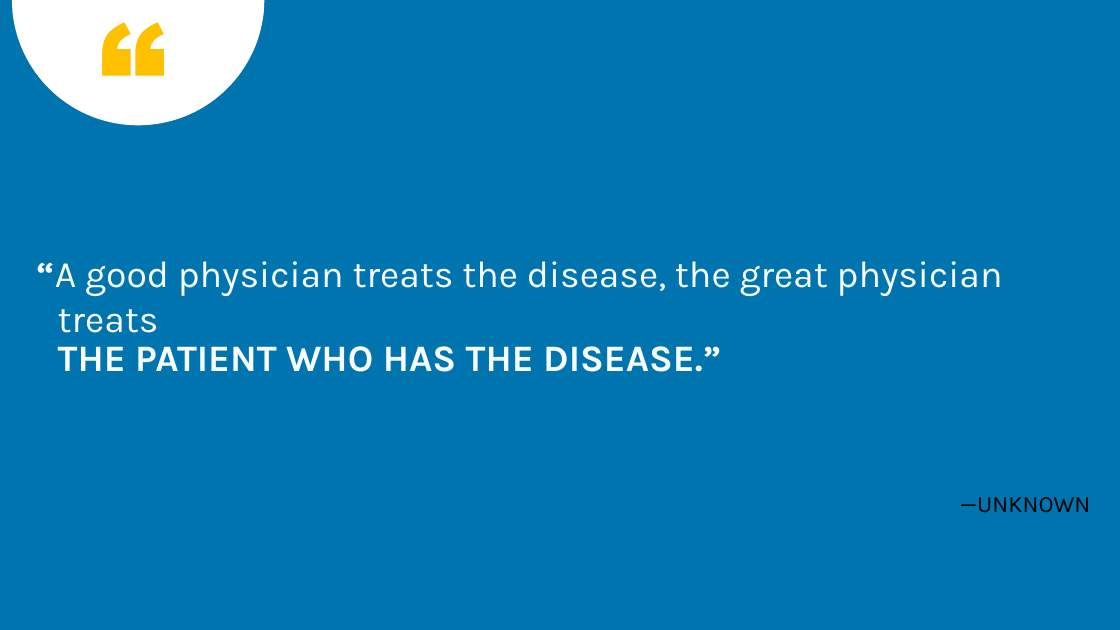
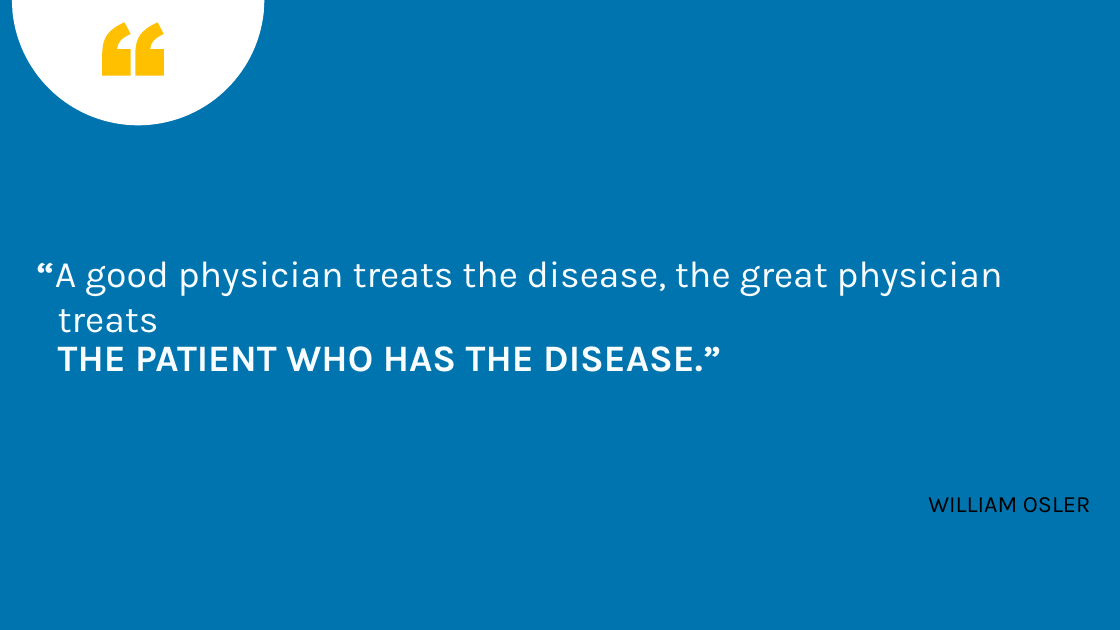
Before and after one commit to amaury-mercier/hackathon_blockchain, a slide deck: slide 2 of Hackathon Blockchain.odp. Drawn at 1120x630 pixels with LibreOffice and Linux fonts; fonts in the diff are those of the drawing. Boxes give left, top, right and bottom in pixels: in the first picture for what was removed or moved away, otherwise in the second. Text is boxed around its words. In the diff, an @@ line names an element or a change of style, - is before the commit and + after.

```diff
--- a/Hackathon Blockchain.odp
+++ b/Hackathon Blockchain.odp
@@ text at [928,497,1091,513]: text changed @@
-—UNKNOWN
+WILLIAM OSLER
```
Also in this commit, not shown: 6 other slides changed, 1 slide added, 3 slides removed.
